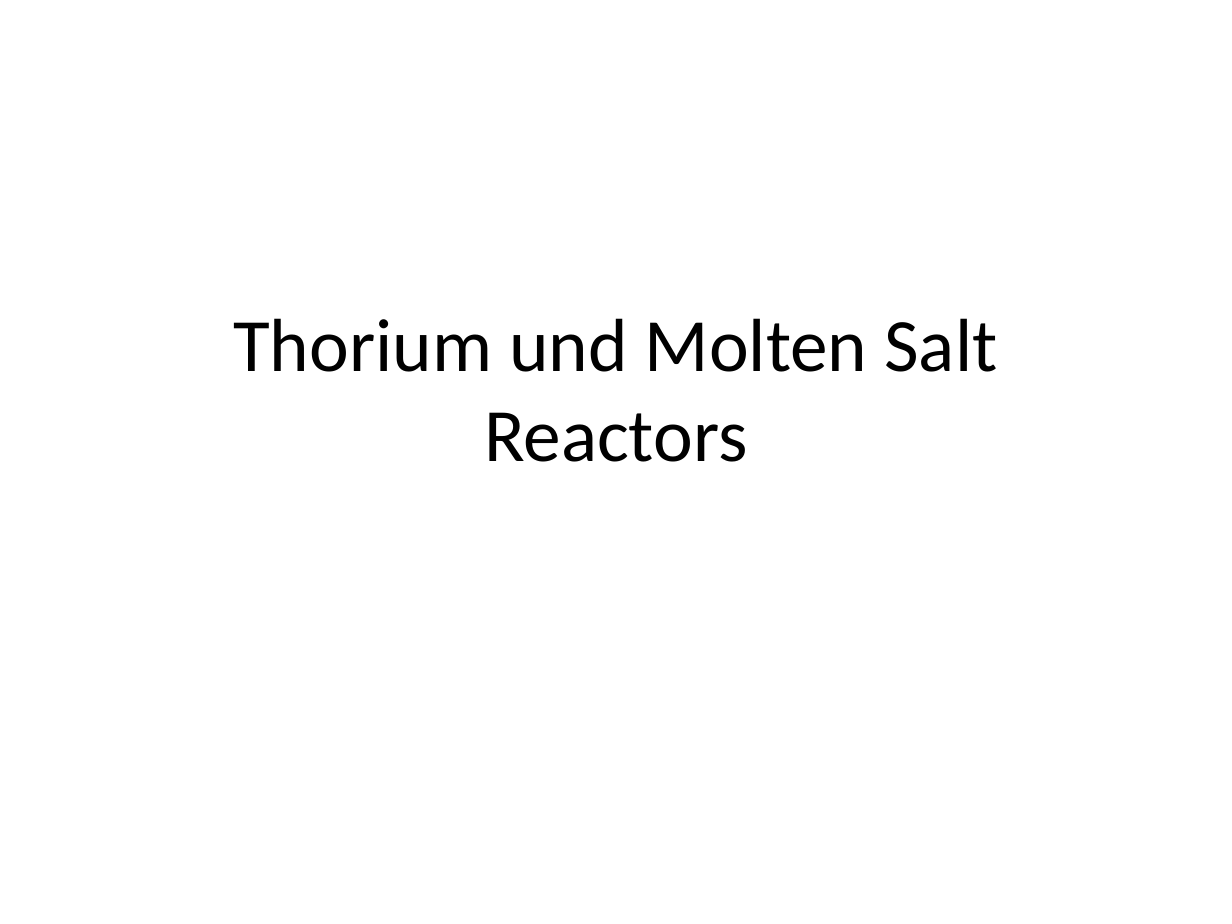
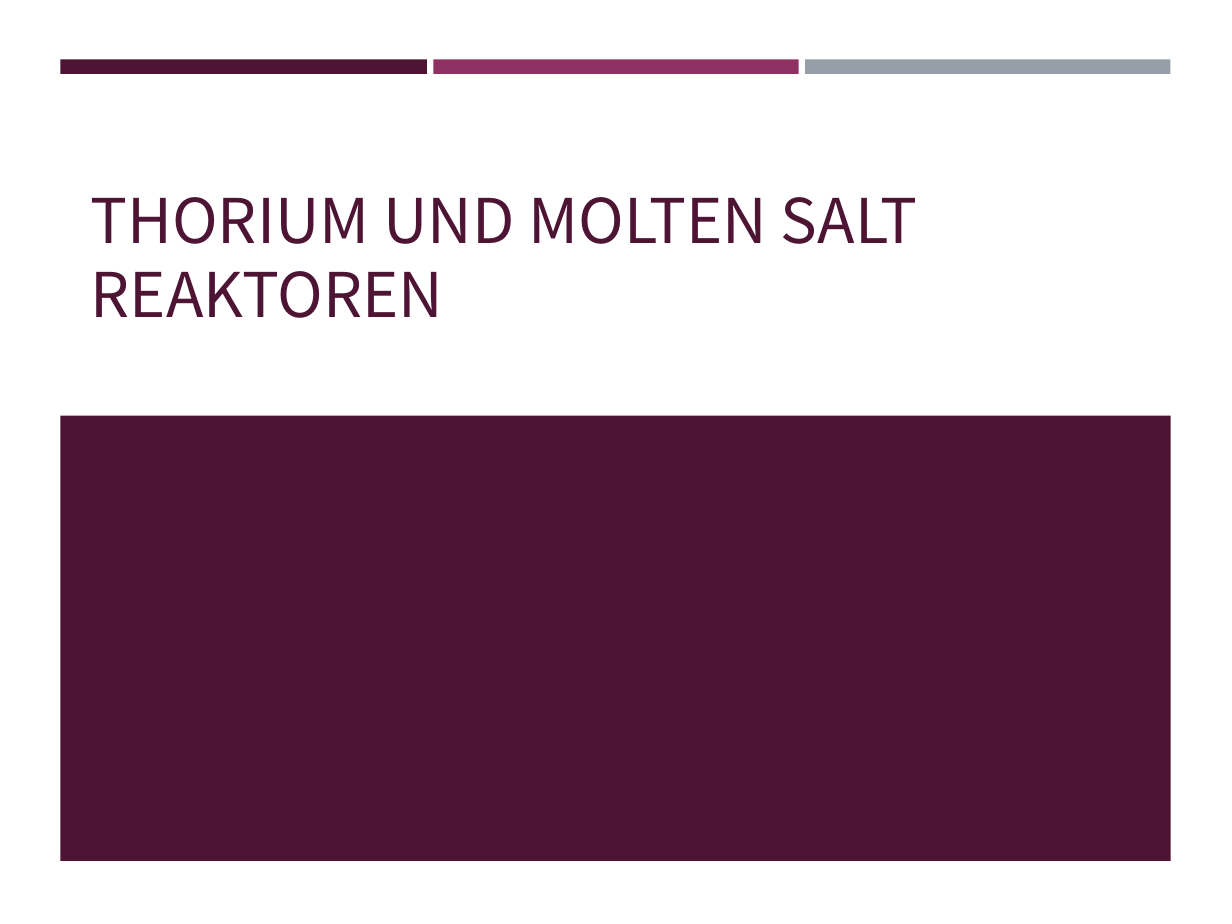
Before and after one commit to EnemyoftheFarmer/Thorium-Presentation, a slide deck: slide 1 of Thorium Reactors.pptx. Drawn at 1232x924 pixels with LibreOffice and Linux fonts; fonts in the diff are those of the drawing. Boxes give left, top, right and bottom in pixels: in the first picture for what was removed or moved away, otherwise in the second. Text is boxed around its words. In the diff, an @@ line names an element or a change of style, - is before the commit and + after.

```diff
--- a/Thorium Reactors.pptx
+++ b/Thorium Reactors.pptx
@@ rectangle added at [60, 59, 426, 74], fill #4D1434 @@
@@ rectangle added at [434, 59, 798, 74], fill #903163 @@
@@ rectangle added at [806, 59, 1170, 74], fill #969FA7 @@
@@ title "THORIUM UND MOLTEN SALT REAKTOREN" at [91, 197, 917, 318]: vertical alignment middle to bottom @@
@@ title at [91, 197, 917, 318]: text changed; size 44 to 36 pt; font Calibri to Noto Sans CJK SC; text colour #000000 to #4D1434 @@
-Thorium und Molten Salt Reactors
+THORIUM UND MOLTEN SALT REAKTOREN
@@ rectangle added at [60, 415, 1170, 860], fill #4D1434 @@
```
Also in this commit, not shown: 17 other slides changed, 2 slides added.
